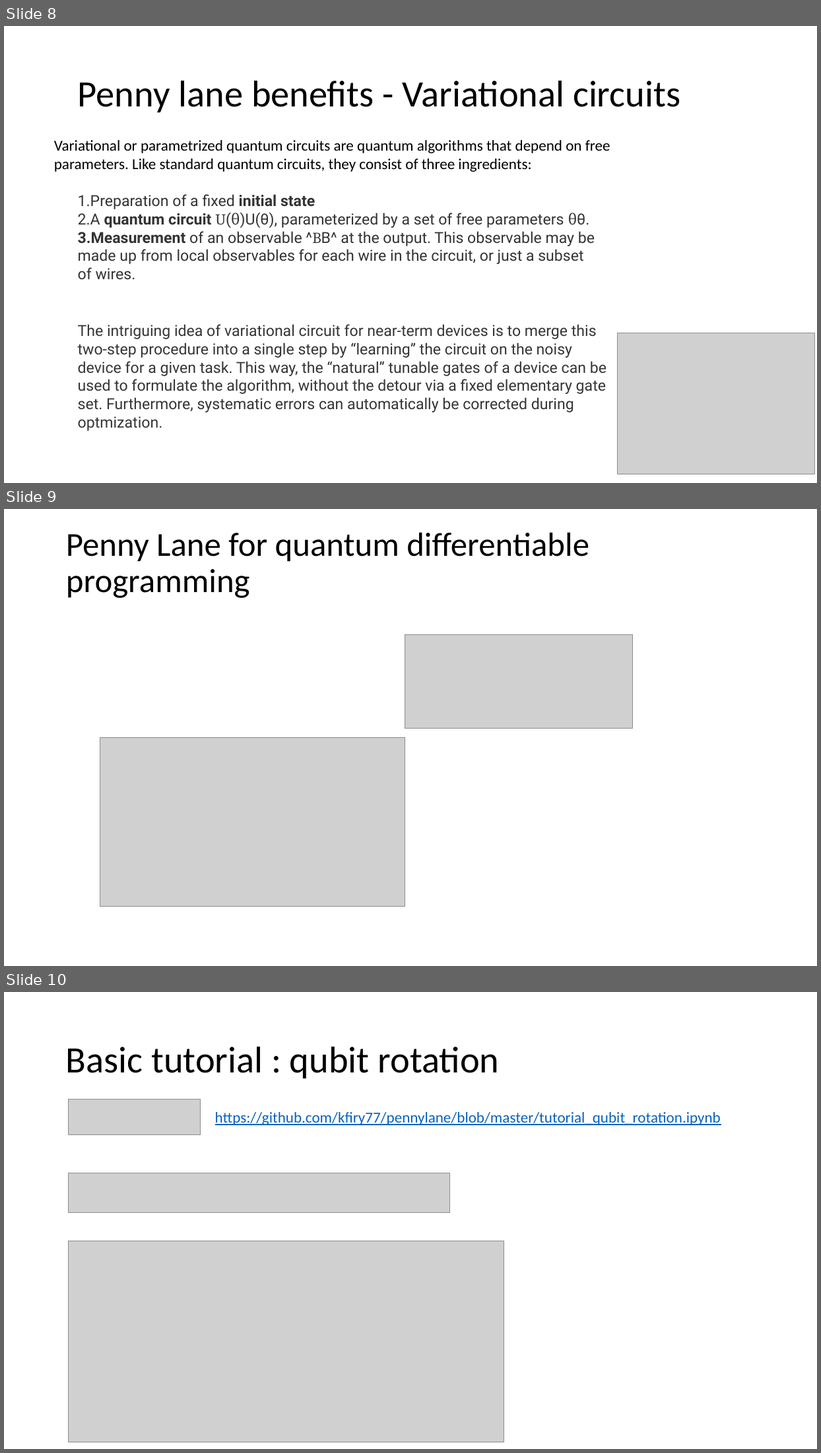
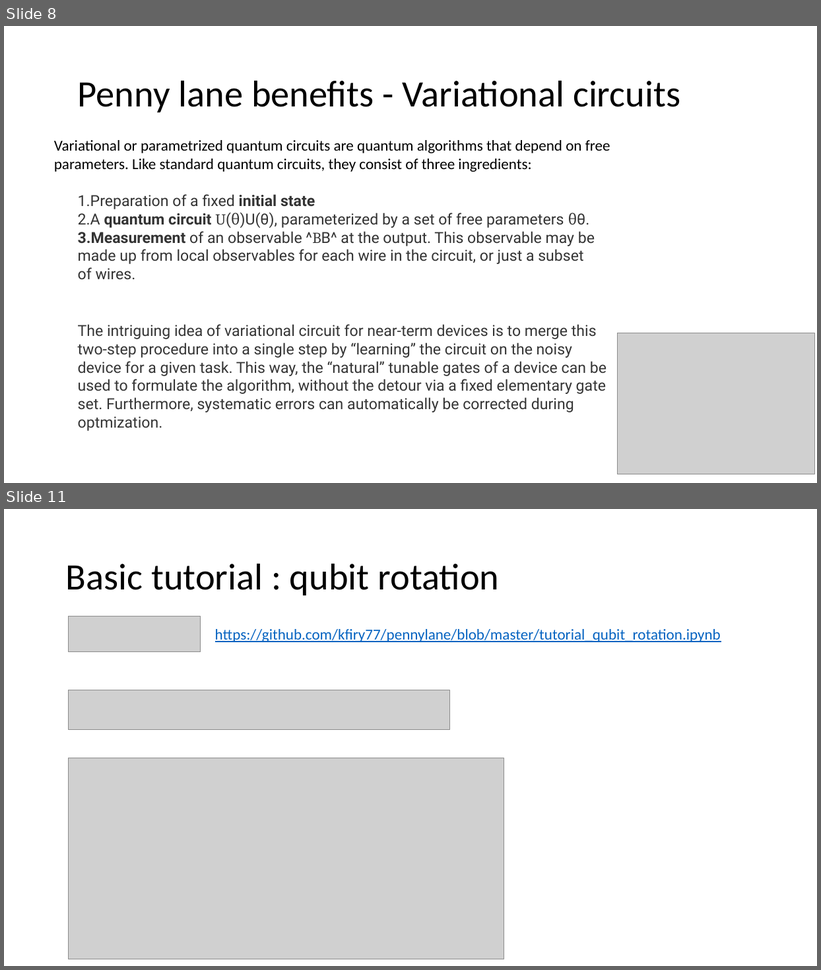
Before and after one commit to kfiry77/pennylane, a slide deck: docs/PennyLane.pptx. Shown one above the other, each under a label of ours: slides 8, 9 and 10 before the commit, slides 8 and 11 after it; the slides between them are not shown. The pictures are 821x1453 and 821x970 pixels, drawn with LibreOffice and Linux fonts; fonts in the diff are those of the drawing; grey boxes stand for pictures. Boxes give left, top, right and bottom in pixels: in the first picture for what was removed or moved away, otherwise in the second. Text is boxed around its words. In the diff, an @@ line names an element or a change of style, - is before the commit and + after.

Commit message:
Added introduction to the key elements of penny lane.

```diff
--- a/docs/PennyLane.pptx
+++ b/docs/PennyLane.pptx
@@ slide 9 removed at box(4, 509, 817, 966), background #FFFFFF @@
@@ title removed at box(66, 532, 589, 598) @@
-Penny Lane for quantum differentiable programming
@@ picture removed at box(405, 634, 633, 729) @@
@@ picture removed at box(100, 738, 405, 907) @@
@@ what was slide 10 is now slide 11 @@
```
Also in this commit, not shown: 2 slides added.
